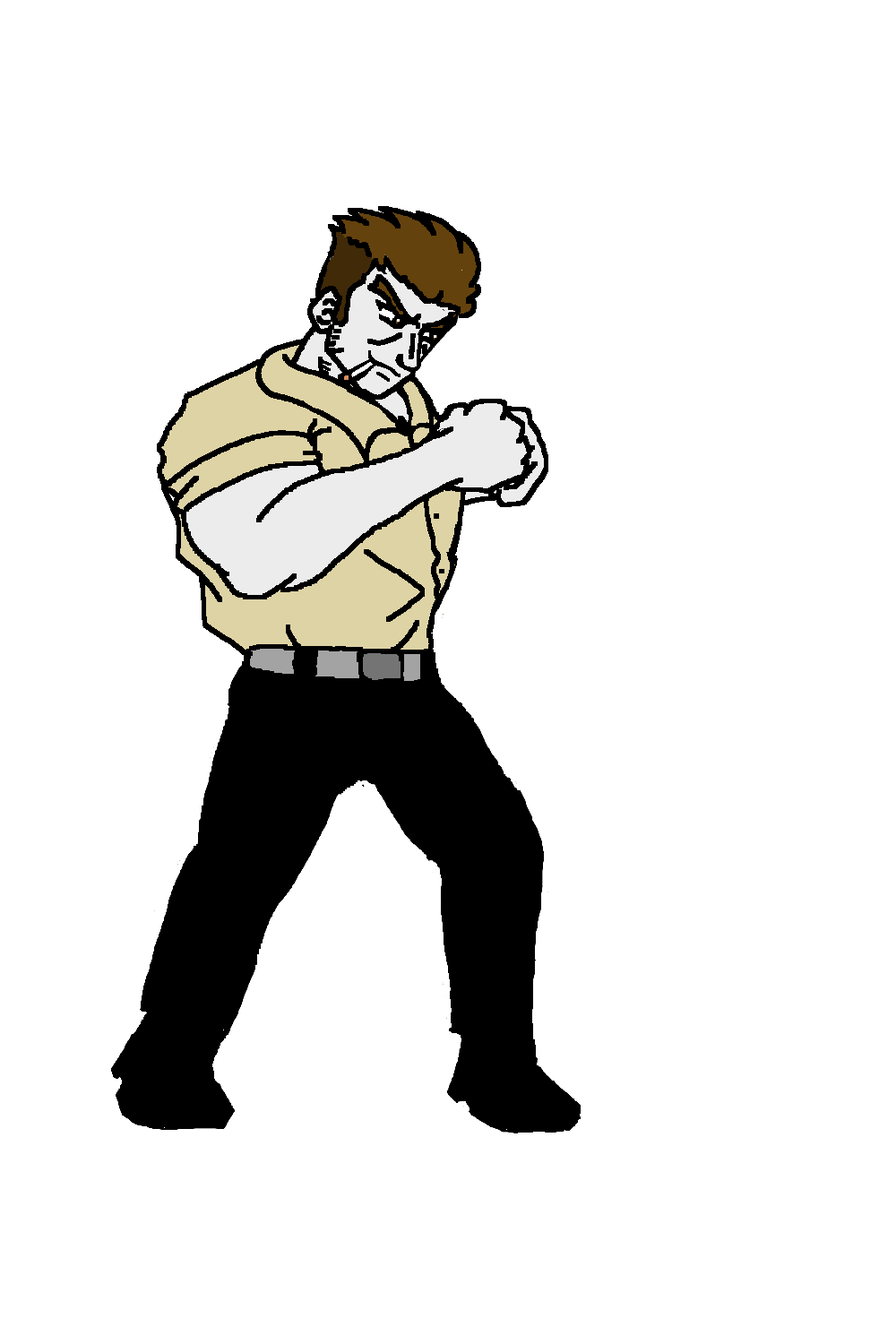
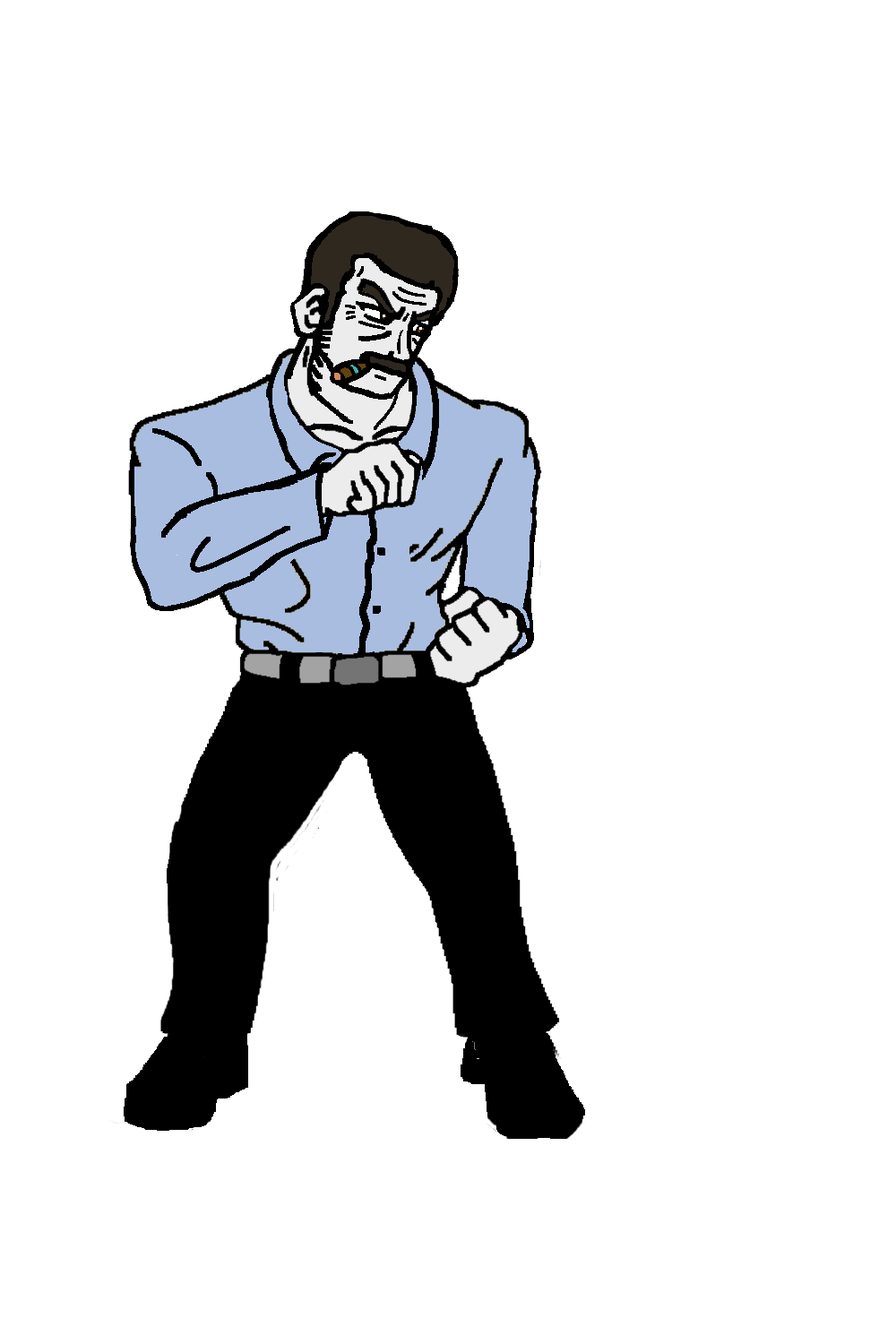
Revision of a layered 896×1344 image; what changed, layer by layer:
hid group "Punch4" (8 layers) over (x1=109, y1=206, x2=585, y2=1136)
hid "Color4" over (x1=110, y1=206, x2=585, y2=1134)
showed group "Punch1" (10 layers) over (x1=109, y1=206, x2=585, y2=1139)
added layer "Shoes" in group "Punch1" over (x1=109, y1=1029, x2=583, y2=1139)
added layer "Pants" in group "Punch1" over (x1=160, y1=648, x2=560, y2=1130)
added layer "Shirt2" in group "Punch1" over (x1=128, y1=266, x2=545, y2=667)
added layer "Body" in group "Punch1" over (x1=109, y1=210, x2=585, y2=1139)
